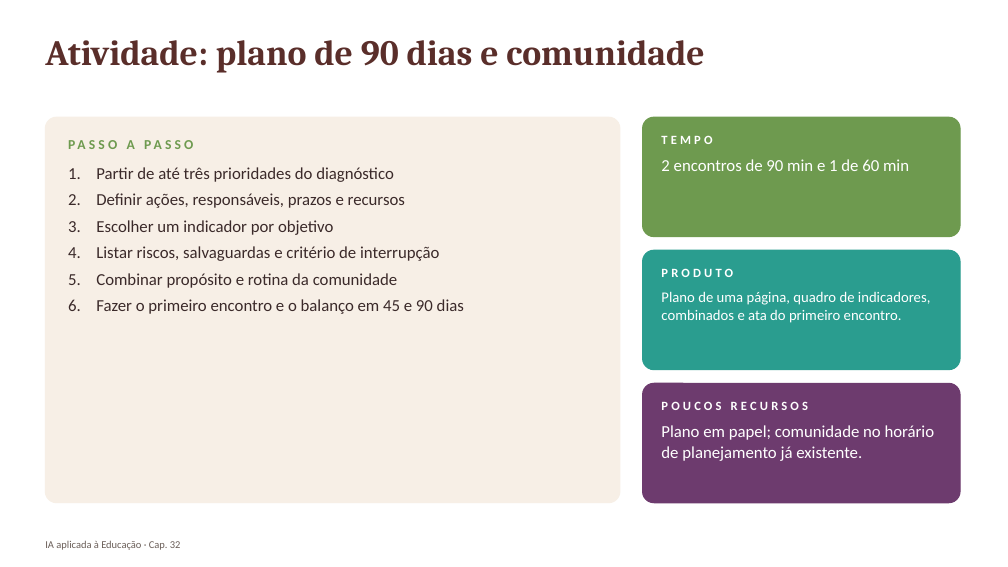
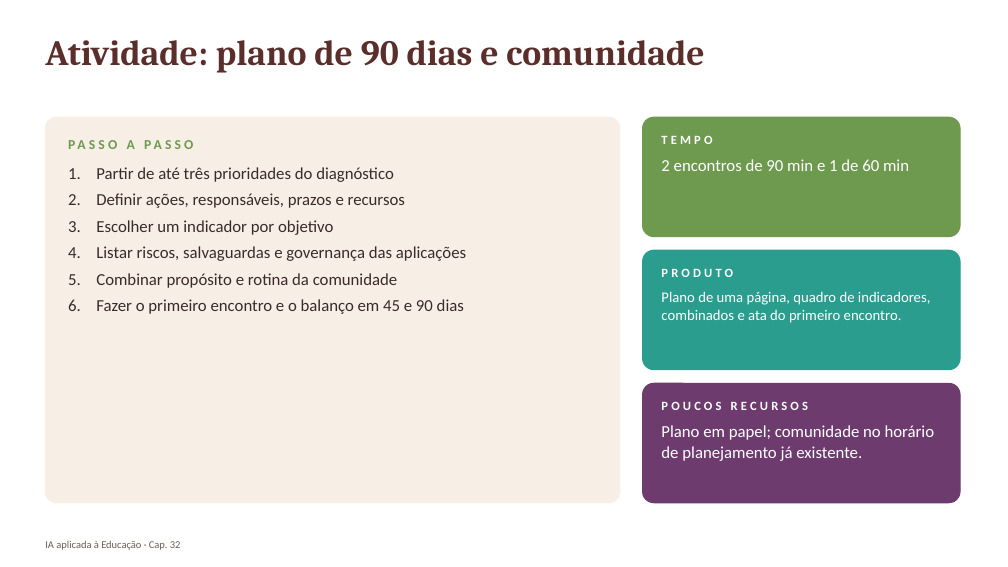
Before and after one commit to arakenmedeiros/claude, a slide deck: slide 16 of livro_ia_educacao/saida/pptx/Cap32_slides.pptx (slide 14 before the commit). Drawn at 1008x567 pixels with LibreOffice and Linux fonts; fonts in the diff are those of the drawing. Boxes give left, top, right and bottom in pixels: in the first picture for what was removed or moved away, otherwise in the second. Text is boxed around its words. In the diff, an @@ line names an element or a change of style, - is before the commit and + after.

```diff
--- a/livro_ia_educacao/saida/pptx/Cap32_slides.pptx
+++ b/livro_ia_educacao/saida/pptx/Cap32_slides.pptx
@@ text at (96,246,466,261): text changed @@
-4. Listar riscos, salvaguardas e critério de interrupção
+4. Listar riscos, salvaguardas e governança das aplicações
```
Also in this commit, not shown: 4 other slides changed, 2 slides added, 13 other files.
